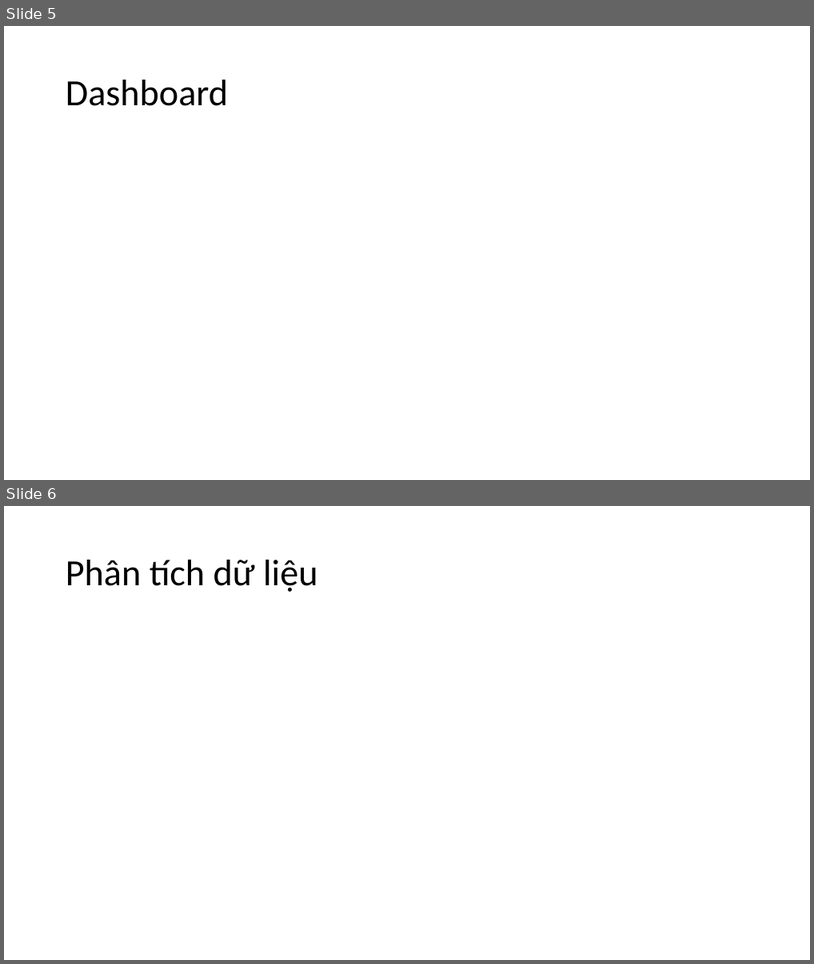
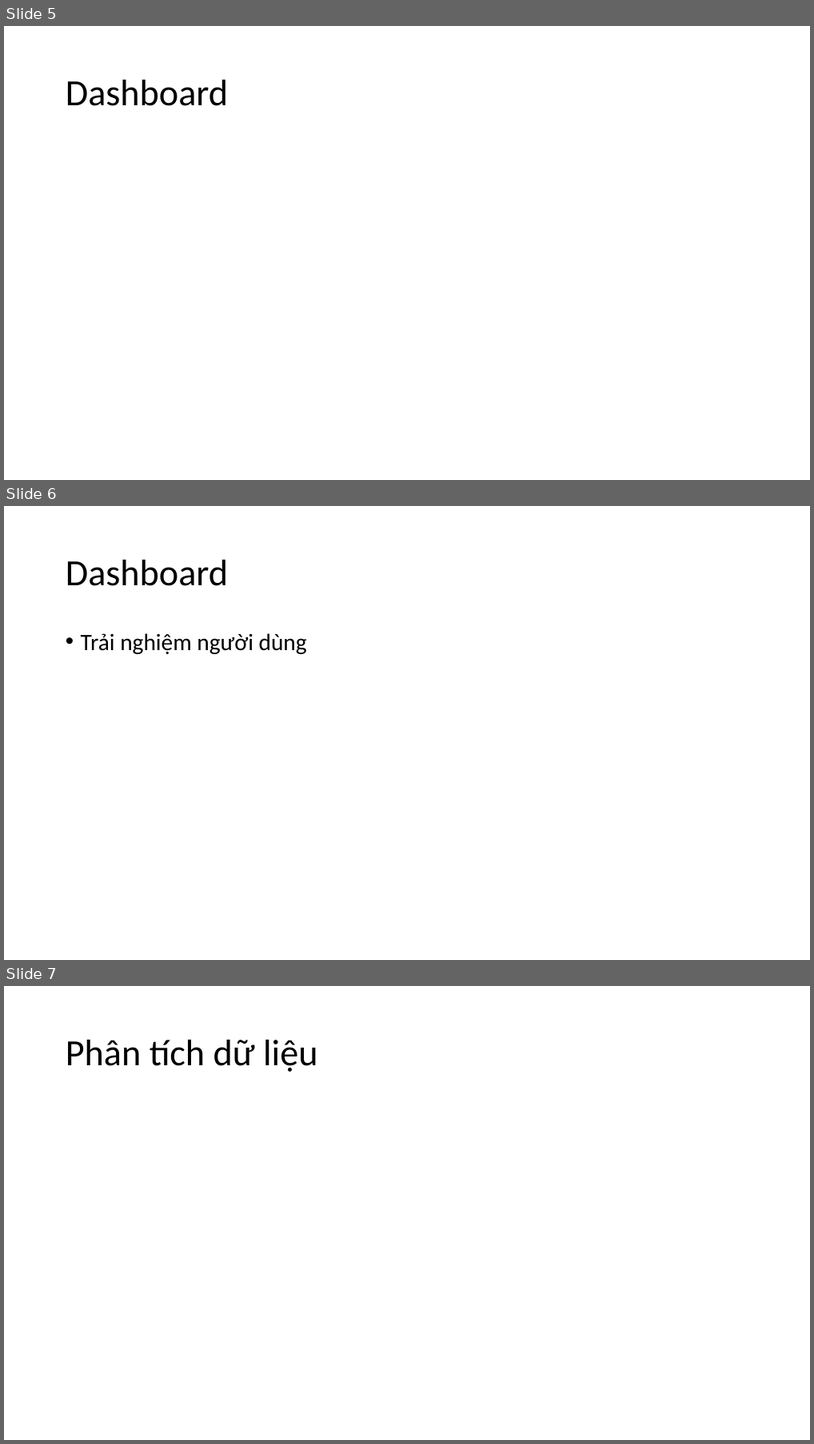
Before and after one commit to nguyenmanhphuc/DoAnA, a slide deck: BÁO CÁO THỰC TẬP.pptx. Shown one above the other, each under a label of ours: slides 5 and 6 before the commit, slides 5, 6 and 7 after it. The pictures are 814x964 and 814x1444 pixels, drawn with LibreOffice and Linux fonts; fonts in the diff are those of the drawing. Boxes give left, top, right and bottom in pixels: in the first picture for what was removed or moved away, otherwise in the second. Text is boxed around its words. In the diff, an @@ line names an element or a change of style, - is before the commit and + after.

```diff
--- a/BÁO CÁO THỰC TẬP.pptx
+++ b/BÁO CÁO THỰC TẬP.pptx
@@ slide 6 added at (x1=4, y1=506, x2=810, y2=960), background #FFFFFF @@
@@ title added at (x1=66, y1=560, x2=228, y2=586), 44 pt, text #000000 @@
+Dashboard
@@ text added at (x1=81, y1=633, x2=307, y2=654), 28 pt, text #000000 @@
+• Trải nghiệm người dùng
@@ what was slide 6 is now slide 7 @@
```
Also in this commit, not shown: 1 other file.
